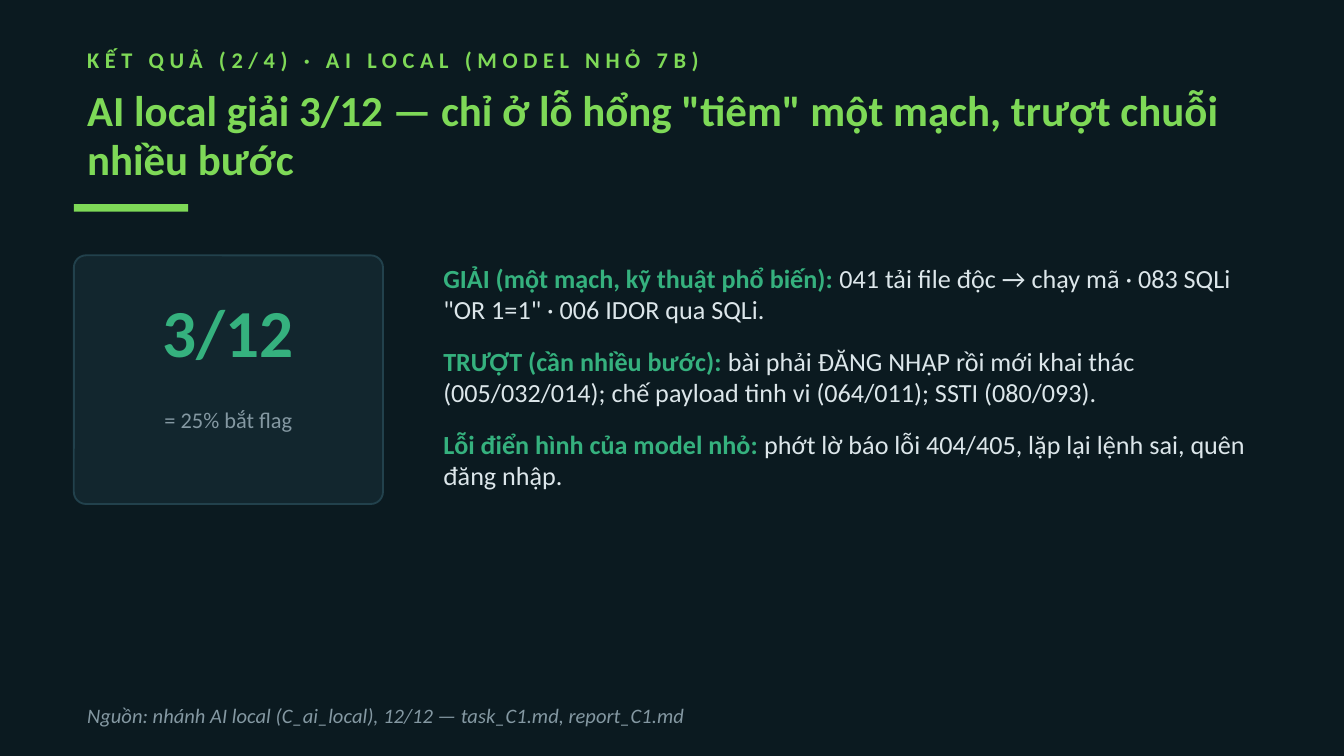
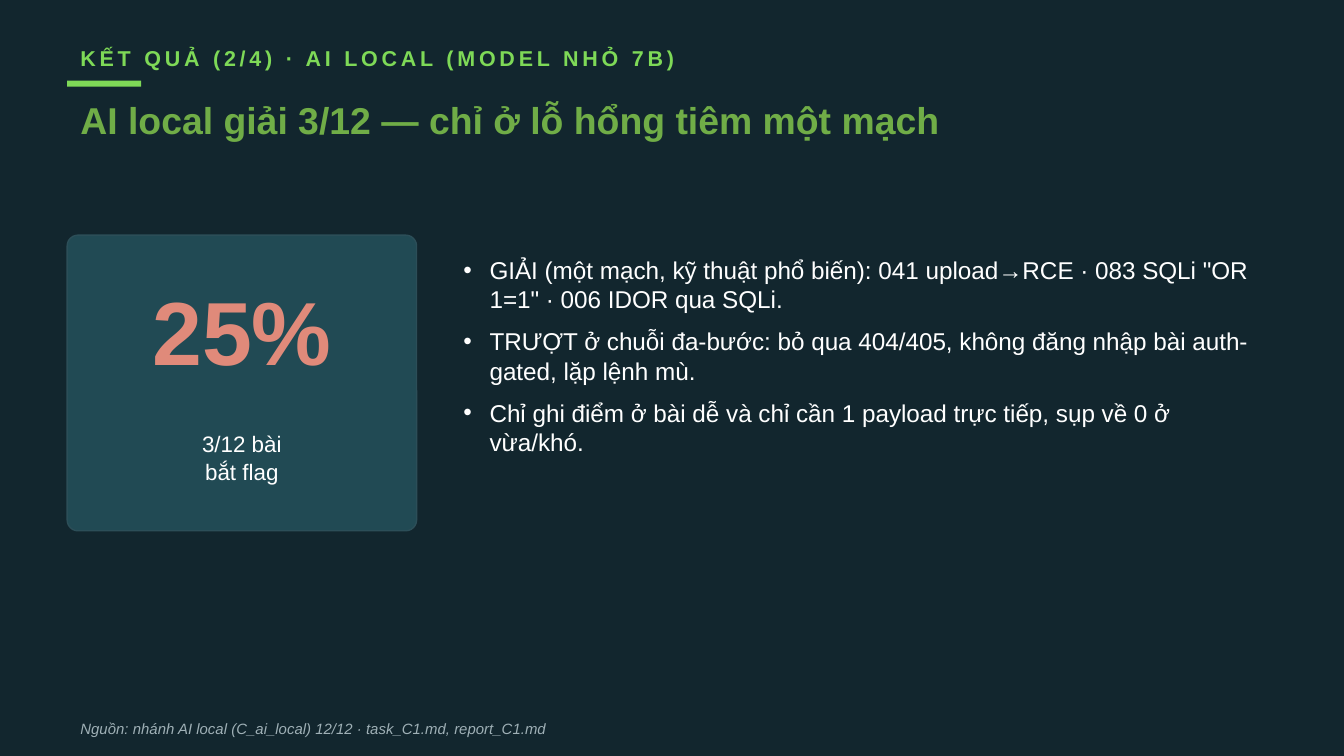
Before and after one commit to VuNguyenBinh/KLTN-FA26, a slide deck: slide 13 of Slide/KTLN_slide.pptx (slide 11 before the commit). Drawn at 1344x756 pixels with LibreOffice and Linux fonts; fonts in the diff are those of the drawing. Boxes give left, top, right and bottom in pixels: in the first picture for what was removed or moved away, otherwise in the second. Text is boxed around its words. In the diff, an @@ line names an element or a change of style, - is before the commit and + after.

```diff
--- a/Slide/KTLN_slide.pptx
+++ b/Slide/KTLN_slide.pptx
@@ background #0B1A20 to #12262E @@
@@ text "KẾT QUẢ (2/4) · AI ...": place and size @@
-text "KẾT QUẢ (2/4) · AI ..." at <box>87,49,699,71</box>
+text "KẾT QUẢ (2/4) · AI ..." at <box>80,49,674,71</box>
@@ text "KẾT QUẢ (2/4) · AI ..." at <box>80,49,674,71</box>: size 12 to 11.5 pt, font Calibri to Arial, letter spacing 3 to 2 pt @@
@@ rectangle: place and size @@
-rectangle at <box>74,204,188,212</box>
+rectangle at <box>67,81,141,86</box>
@@ text at <box>80,105,940,142</box>: text changed; size 23 to 20 pt; font Calibri to Arial; text colour #7ED957 to #70AD47 @@
-AI local giải 3/12 — chỉ ở lỗ hổng "tiêm" một mạch, trượt chuỗi nhiều bước
+AI local giải 3/12 — chỉ ở lỗ hổng tiêm một mạch
@@ rounded rectangle: place and size @@
-rounded rectangle at <box>74,255,383,504</box>
+rounded rectangle at <box>67,235,417,531</box>
@@ rounded rectangle at <box>67,235,417,531</box>: fill #12262E to #214A54; outline #22414C 1 pt to #2C4E58 0.75 pt; proportions changed @@
@@ text at <box>490,259,1248,452</box>: text changed; size 14 to 13 pt; font Calibri to Arial; text colour #DCE6EA to #FFFFFF @@
-GIẢI (một mạch, kỹ thuật phổ biến): 041 tải file độc → chạy mã · 083 SQLi "OR 1=1" · 006 IDOR qua SQLi.
-TRƯỢT (cần nhiều bước): bài phải ĐĂNG NHẬP rồi mới khai thác (005/032/014); chế payload tinh vi (064/011); SSTI (080/093).
-Lỗi điển hình của model nhỏ: phớt lờ báo lỗi 404/405, lặp lại lệnh sai, quên đăng nhập.
+• GIẢI (một mạch, kỹ thuật phổ biến): 041 upload→RCE · 083 SQLi "OR 1=1" · 006 IDOR qua SQLi.
+• TRƯỢT ở chuỗi đa-bước: bỏ qua 404/405, không đăng nhập bài auth-gated, lặp lệnh mù.
+• Chỉ ghi điểm ở bài dễ và chỉ cần 1 payload trực tiếp, sụp về 0 ở vừa/khó.
@@ text added at <box>152,302,331,366</box>, 48 pt, text #E08A7A, bold @@
+25%
@@ text removed at <box>163,310,294,360</box> @@
-3/12
@@ text "3/12 bài" at <box>202,435,282,485</box>: vertical alignment top to middle @@
@@ text at <box>202,435,282,485</box>: text changed; font Calibri to Arial; text colour #8498A2 to #FFFFFF @@
-= 25% bắt flag
+3/12 bài
+bắt flag
@@ text at <box>80,722,546,737</box>: text changed; size 11 to 8 pt; font Calibri to Arial; text colour #8498A2 to #9FB0B6 @@
-Nguồn: nhánh AI local (C_ai_local), 12/12 — task_C1.md, report_C1.md
+Nguồn: nhánh AI local (C_ai_local) 12/12 · task_C1.md, report_C1.md
```
Also in this commit, not shown: 6 other slides changed, 14 slides added, 10 slides removed.
